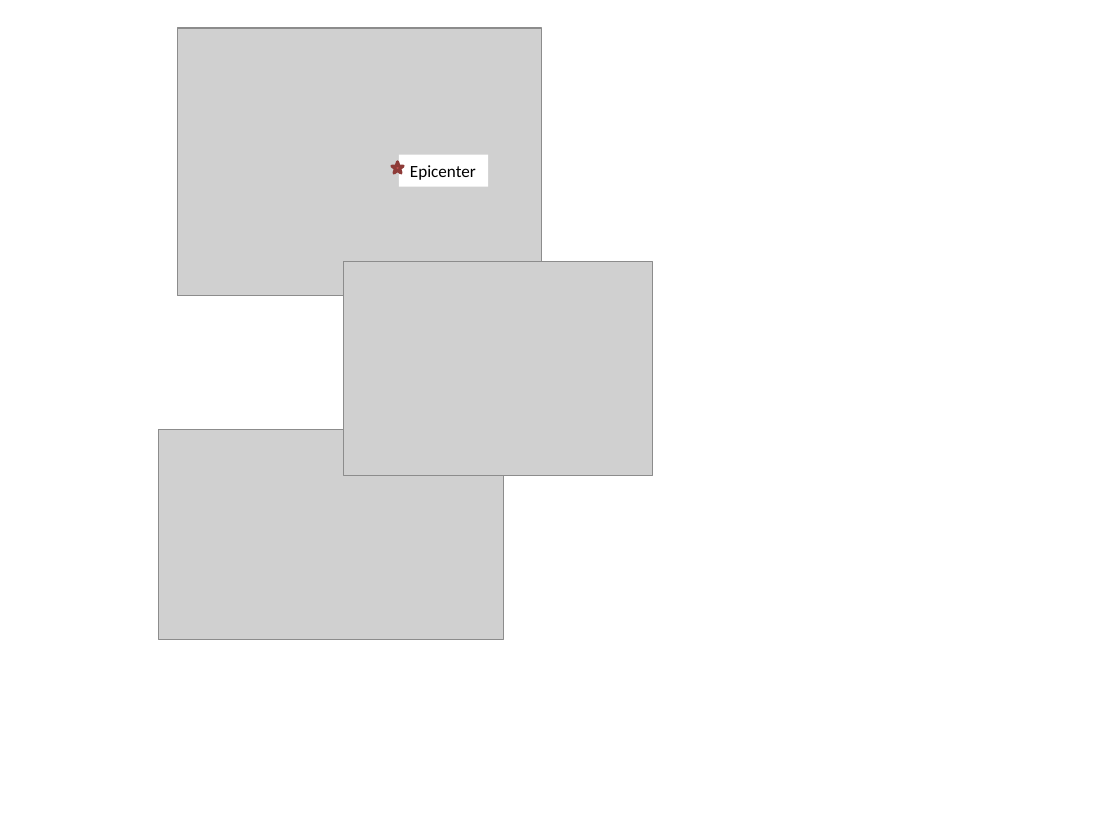
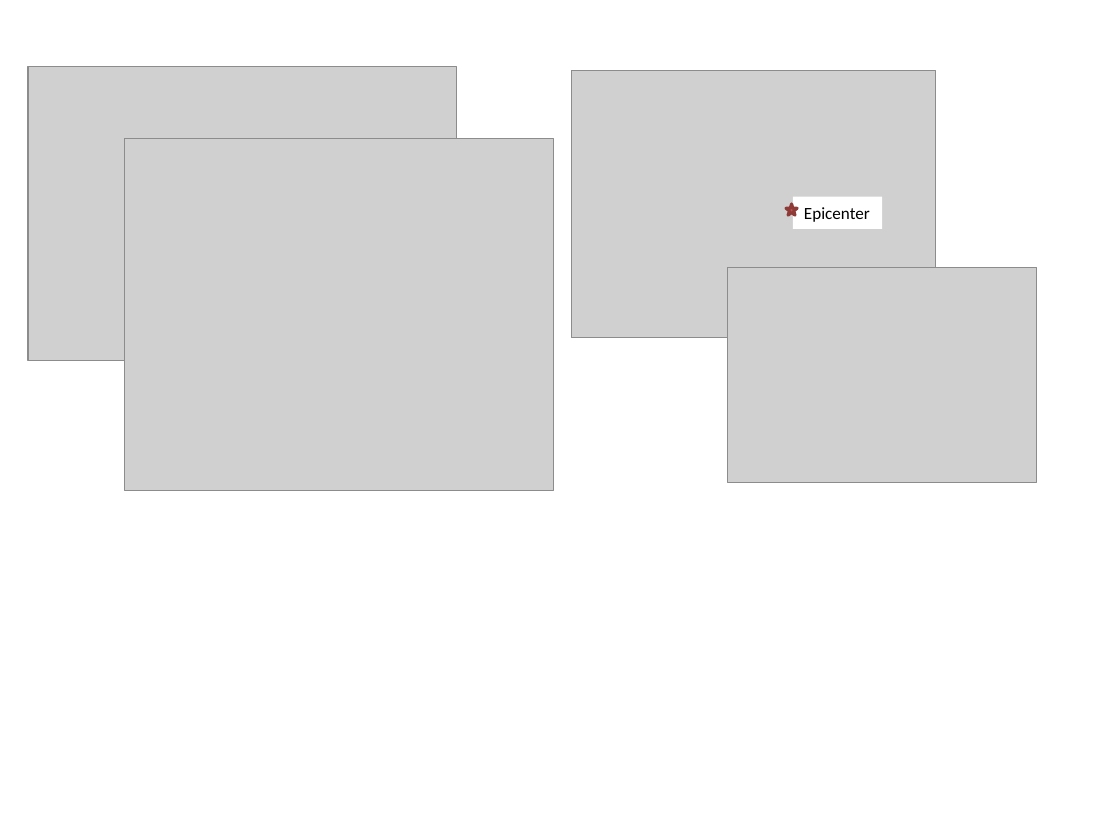
Before and after one commit to USEPA/WNTR, a slide deck: slide 1 of documentation/figures/overview.pptx. Drawn at 1120x840 pixels with LibreOffice and Linux fonts; fonts in the diff are those of the drawing; grey boxes stand for pictures. Boxes give left, top, right and bottom in pixels: in the first picture for what was removed or moved away, otherwise in the second. Text is boxed around its words. In the diff, an @@ line names an element or a change of style, - is before the commit and + after.

```diff
--- a/documentation/figures/overview.pptx
+++ b/documentation/figures/overview.pptx
@@ picture added at box(28, 66, 456, 361) @@
@@ rectangle removed at box(148, 84, 663, 663) @@
@@ picture: place and size @@
-picture at box(177, 28, 541, 296)
+picture at box(571, 71, 935, 338)
@@ picture added at box(124, 139, 553, 491) @@
@@ star: place and size @@
-star at box(392, 162, 403, 174)
+star at box(786, 204, 797, 215)
@@ rectangle "Epicenter": place and size @@
-rectangle "Epicenter" at box(399, 155, 488, 187)
+rectangle "Epicenter" at box(793, 197, 883, 230)
@@ picture: place and size @@
-picture at box(344, 261, 653, 476)
+picture at box(728, 268, 1037, 483)
@@ picture removed at box(158, 429, 504, 638) @@
```
Also in this commit, not shown: 44 other files.
